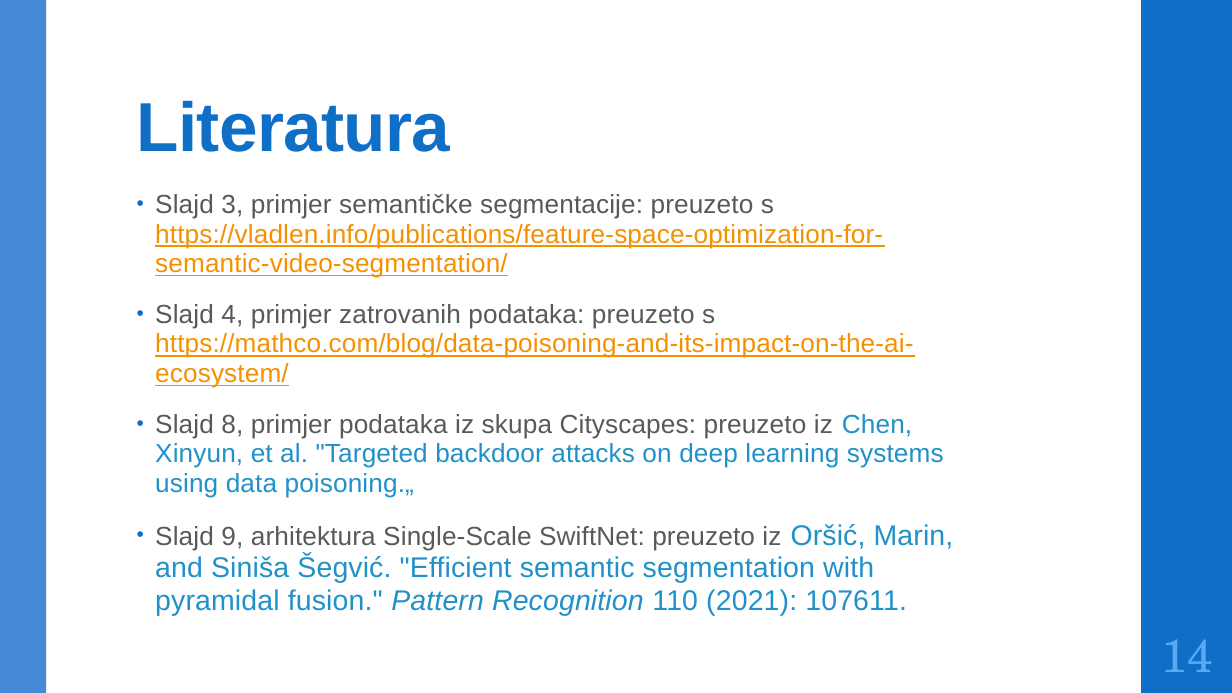
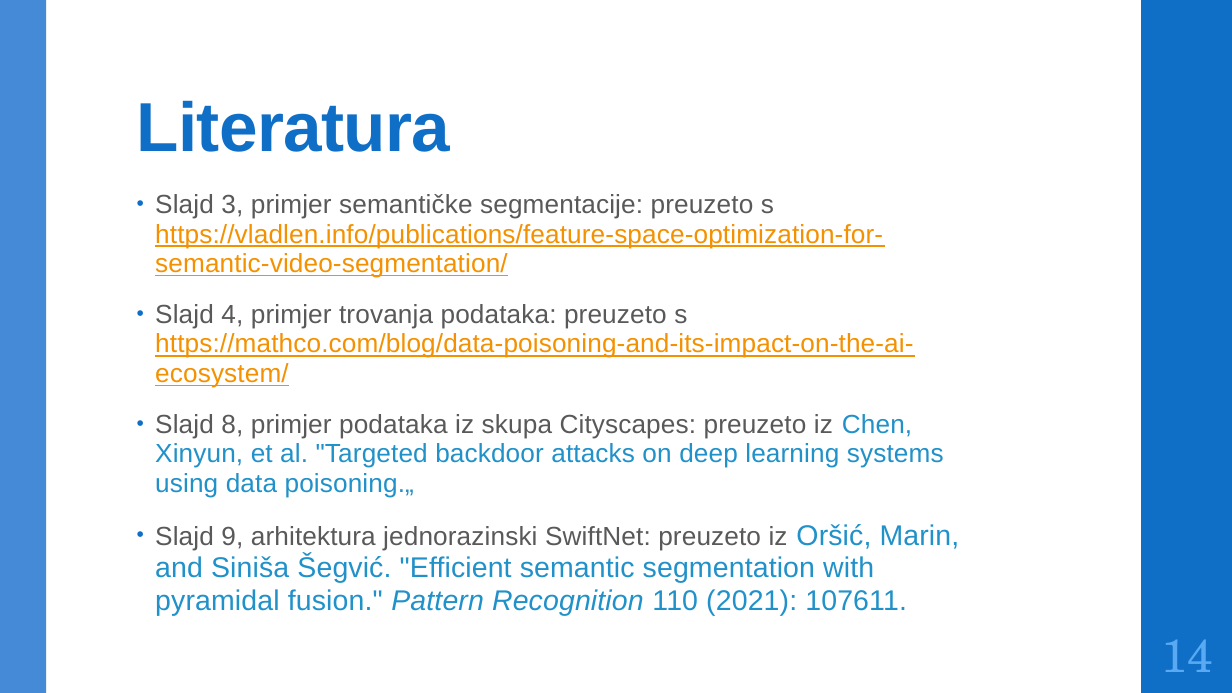
Before and after one commit to DomJamb/Seminar, a slide deck: slide 15 of Dokumentacija/Prezentacija/Trojanski napadi na modele za semantičku segmentaciju.pptx. Drawn at 1232x693 pixels with LibreOffice and Linux fonts; fonts in the diff are those of the drawing. Boxes give left, top, right and bottom in pixels: in the first picture for what was removed or moved away, otherwise in the second. Text is boxed around its words. In the diff, an @@ line names an element or a change of style, - is before the commit and + after.

```diff
--- a/Dokumentacija/Prezentacija/Trojanski napadi na modele za semantičku segmentaciju.pptx
+++ b/Dokumentacija/Prezentacija/Trojanski napadi na modele za semantičku segmentaciju.pptx
@@ text at <box>155,304,913,388</box>: text changed @@
-• Slajd 4, primjer zatrovanih podataka: preuzeto s https://mathco.com/blog/data-poisoning-and-its-impact-on-the-ai-ecosystem/
+• Slajd 4, primjer trovanja podataka: preuzeto s https://mathco.com/blog/data-poisoning-and-its-impact-on-the-ai-ecosystem/
@@ text at <box>155,524,960,615</box>: text changed @@
-• Slajd 9, arhitektura Single-Scale SwiftNet: preuzeto iz Oršić, Marin, and Siniša Šegvić. "Efficient semantic segmentation with pyramidal fusion." Pattern Recognition 110 (2021): 107611.
+• Slajd 9, arhitektura jednorazinski SwiftNet: preuzeto iz Oršić, Marin, and Siniša Šegvić. "Efficient semantic segmentation with pyramidal fusion." Pattern Recognition 110 (2021): 107611.
```
Also in this commit, not shown: 7 other slides changed, 1 other file.
